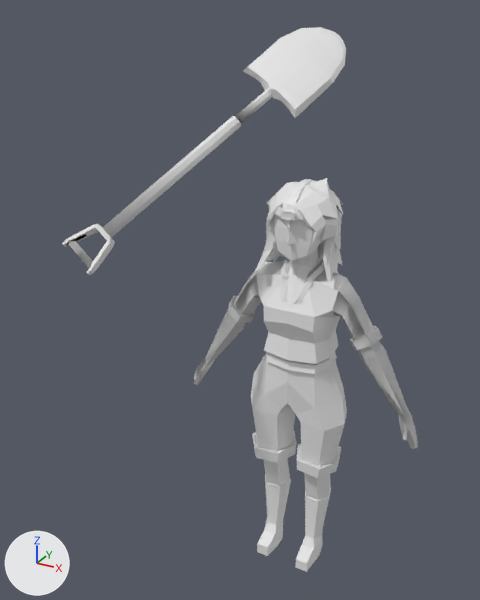
The FBX model Assets/Models/Characters/CHR_Tank.fbx as it was, and as the next commit left it.
Rendered twice from a 50 mm camera at (0.93, -2.2, 2.28) aimed at (-0.16, -0.22, 1.29). Arrows for +X, +Y and +Z are at lower left; the lights stay in place. The first picture is the older version. Materials are left out; every surface is plain grey. Where no turn or scale is listed for an object, it has been applied to the vertices. Vertices at exactly the same position are counted once.

Names of what the first picture shows: 'CHR_Tank_1stPerson_GEO', 'CHR_Tank_3rdPerson_GEO', 'OBJ_Shovel_GE0' and 1 more.
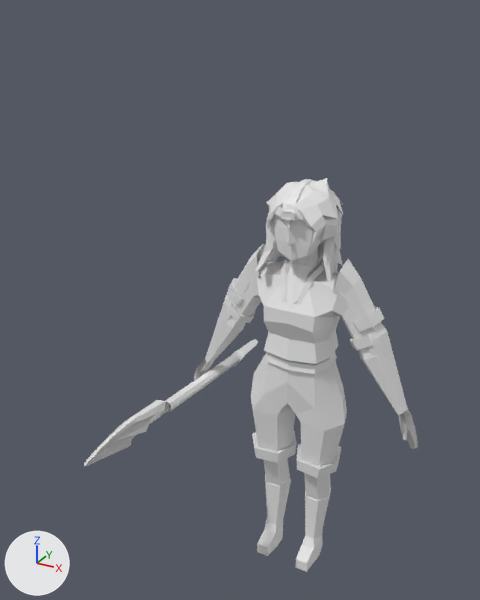
The change, as a list of edits to the scene's bpy script:
```text
Change me_chr_tank_1stperson_geo:
    used by ob_chr_tank_1stperson_geo; location = (0.0, 0.0, 0.0)
    remove me_chr_tank_1stperson_geo.from_pydata(...)  # 178 vertices, 170 faces; spans x -0.505..0.505, y -0.105..0.05, z 0.725..1.366
    add me_chr_tank_1stperson_geo.from_pydata(...)  # 176 vertices, 170 faces; spans x -0.505..0.505, y -0.082..0.05, z 0.725..1.443
    me_chr_tank_1stperson_geo part 1
    54 vertices in x 0.142..0.343, y -0.082..0.05, z 1.058..1.366 move by (0.0, 0.0, 0.077)
    me_chr_tank_1stperson_geo part 2
    54 vertices in x -0.343..-0.142, y -0.082..0.05, z 1.058..1.366 move by (0.0, 0.0, 0.077)
    other edits to the shape of me_chr_tank_1stperson_geo do not show in these pictures
Change ob_obj_shovel_ge0:
    ob_obj_shovel_ge0.location: (-0.396, -0.4, 1.706) -> (-0.415, 0.001, 0.796)
    ob_obj_shovel_ge0.rotation_euler: (0.731, 0.546, -0.196) -> (0.193, 0.906, -2.957)  # degrees (42, 31, -11) -> degrees (11, 52, -169)
```

What differs and where, as boxes (x1, y1, x2, y2) in the pictures (480 x 600 px; the box of a moved part takes in the faces that stretch with it):
'OBJ_Shovel_GE0', moved, turned
    before: (62, 27, 346, 275)
    after: (84, 339, 258, 467)
'CHR_Tank_1stPerson_GEO', reshaped (14% taller)
    before: (194, 270, 418, 449)
    after: (194, 244, 418, 449)
part 1 of me_chr_tank_1stperson_geo, moved or reshaped
    before: (339, 281, 407, 406)
    after: (333, 259, 408, 413)
part 2 of me_chr_tank_1stperson_geo, moved or reshaped
    before: (233, 270, 257, 304)
    after: (205, 244, 273, 358)
